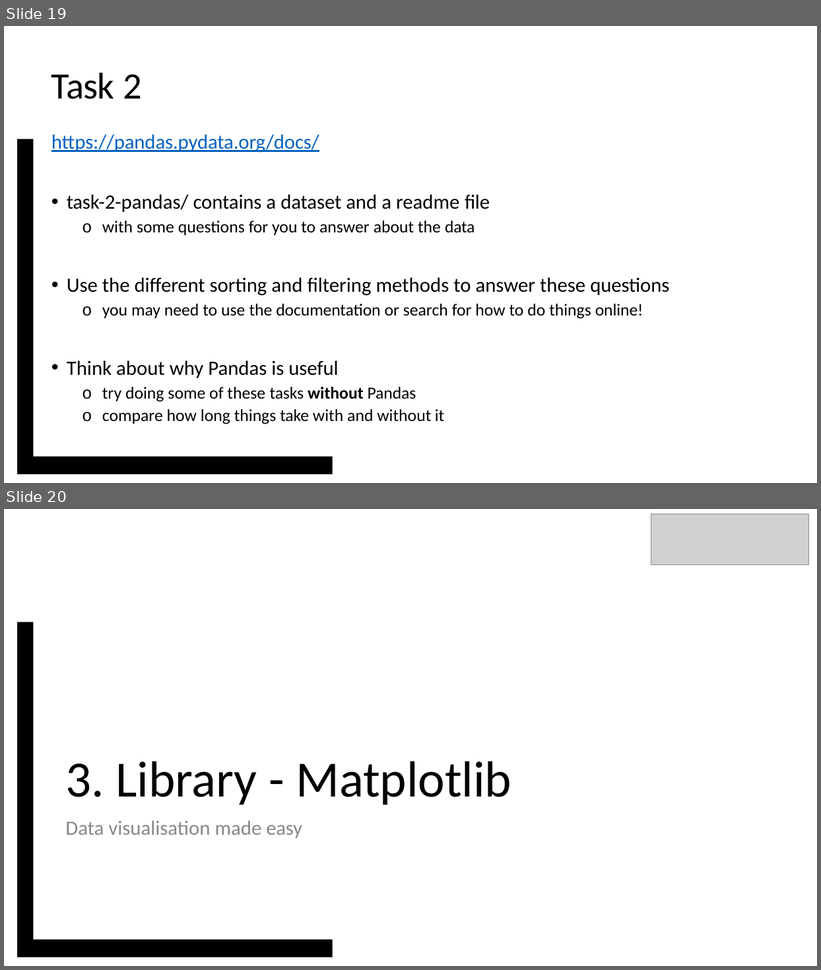
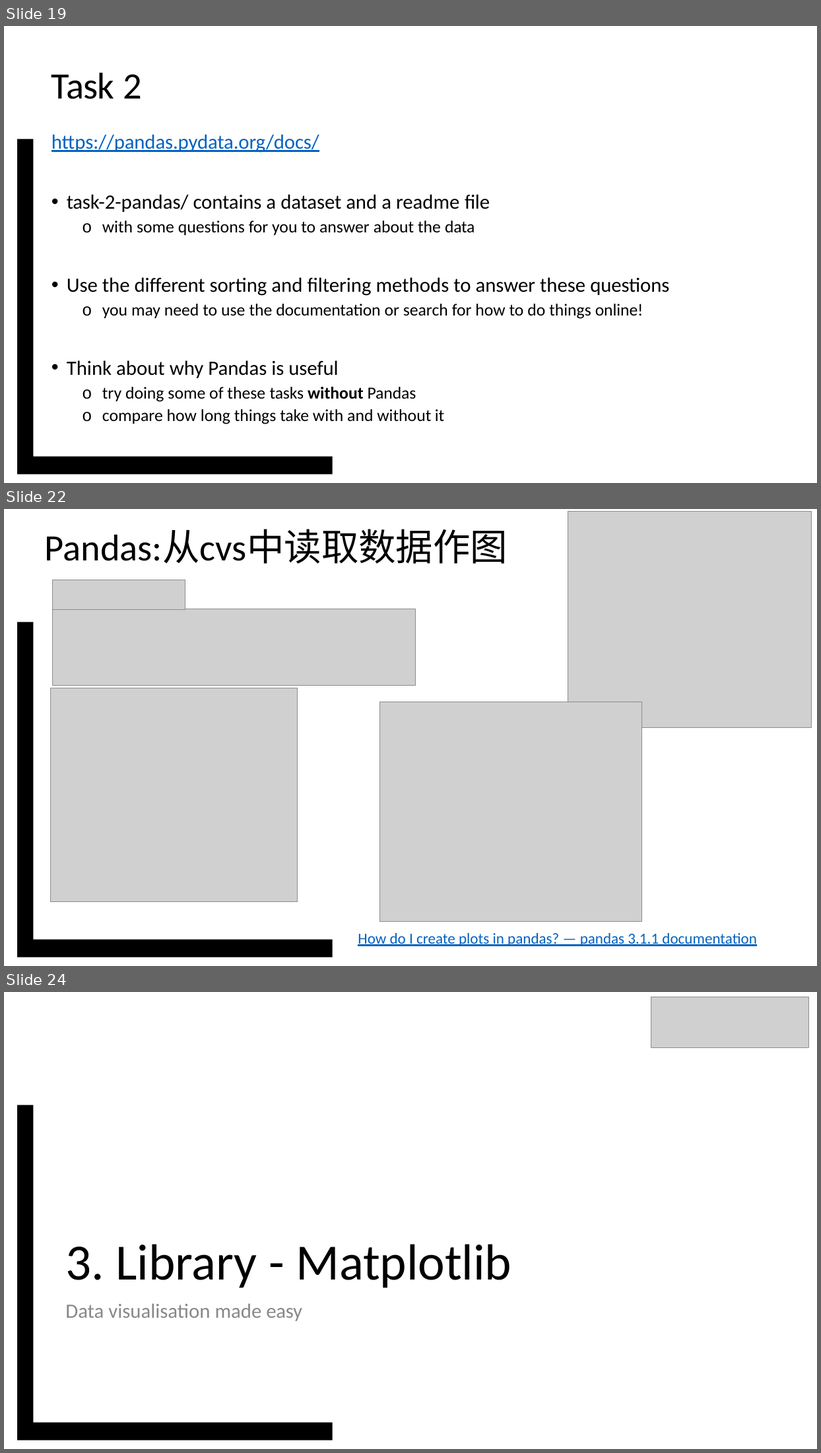
Before and after one commit to vcboy1/Leeds, a slide deck: 26fall/1850/Note/w1.8_s1.pptx. Shown one above the other, each under a label of ours: slides 19 and 20 before the commit, slides 19, 22 and 24 after it; the slides between them are not shown. The pictures are 821x970 and 821x1453 pixels, drawn with LibreOffice and Linux fonts; fonts in the diff are those of the drawing; grey boxes stand for pictures; background and template pictures are left out. Boxes give left, top, right and bottom in pixels: in the first picture for what was removed or moved away, otherwise in the second. Text is boxed around its words. In the diff, an @@ line names an element or a change of style, - is before the commit and + after.

```diff
--- a/26fall/1850/Note/w1.8_s1.pptx
+++ b/26fall/1850/Note/w1.8_s1.pptx
@@ slide 22 added at <box>4,509,817,966</box>, background #FFFFFF; not listed: 1 template element that a slide beside it also shows @@
@@ picture added at <box>568,512,812,728</box> @@
@@ title added at <box>45,529,508,564</box>, 44 pt, text #000000 @@
+Pandas:从cvs中读取数据作图
@@ picture added at <box>52,580,185,609</box> @@
@@ picture added at <box>52,609,416,685</box> @@
@@ picture added at <box>50,688,298,902</box> @@
@@ picture added at <box>380,702,642,921</box> @@
@@ text added at <box>358,933,756,947</box>, 18 pt, text #0462C1, underline @@
+How do I create plots in pandas? — pandas 3.1.1 documentation
@@ what was slide 20 is now slide 24 @@
```
Also in this commit, not shown: 2 slides changed, 6 other slides added, 1 slide removed, 1 other file.
